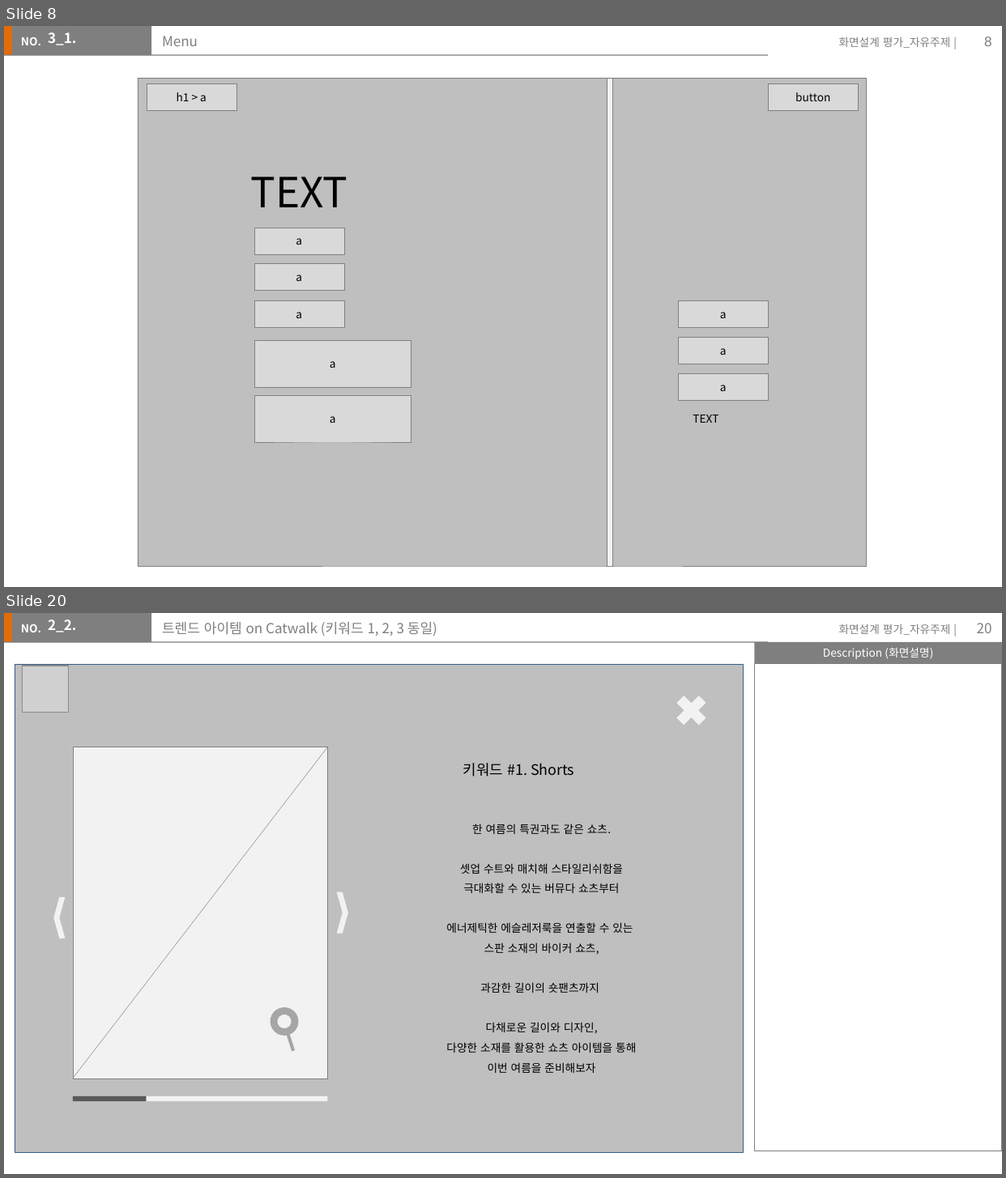
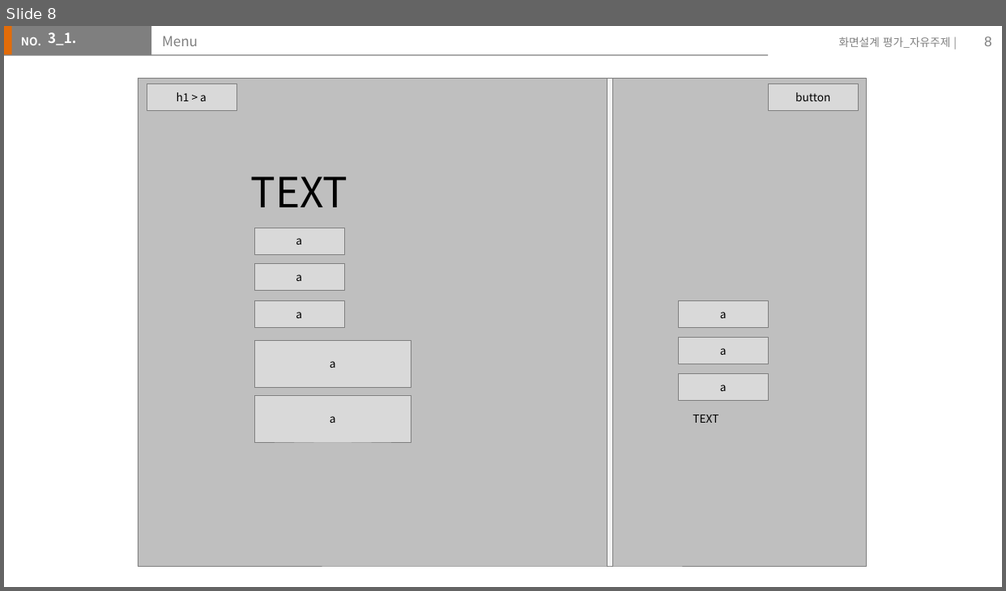
Before and after one commit to Jangyusu/project_portfolio, a slide deck: storyBorad/스토리보드(장유수).pptx. Shown one above the other, each under a label of ours: slides 8 and 20 before the commit, slide 8 after it; the slides between them are not shown. The pictures are 1006x1178 and 1006x591 pixels, drawn with LibreOffice and Linux fonts; fonts in the diff are those of the drawing; grey boxes stand for pictures. Boxes give left, top, right and bottom in pixels: in the first picture for what was removed or moved away, otherwise in the second. Text is boxed around its words. In the diff, an @@ line names an element or a change of style, - is before the commit and + after.

```diff
--- a/storyBorad/스토리보드(장유수).pptx
+++ b/storyBorad/스토리보드(장유수).pptx
@@ slide 20 removed at [4, 613, 1002, 1174], background #FFFFFF; not listed: 5 template elements that a slide beside it also shows @@
@@ text removed at [48, 619, 76, 632] @@
-2_2.
@@ title removed at [162, 622, 437, 636] @@
-트렌드 아이템 on Catwalk (키워드 1, 2, 3 동일)
@@ page number removed at [977, 623, 992, 633] @@
-20
@@ rectangle removed at [754, 642, 1002, 663] @@
-Description (화면설명)
@@ rectangle removed at [14, 664, 743, 1153] @@
@@ picture removed at [22, 666, 68, 712] @@
@@ rectangle removed at [754, 663, 1002, 1151] @@
@@ cross removed at [670, 689, 713, 732] @@
@@ rectangle removed at [73, 747, 327, 1078] @@
@@ line removed from (327, 747) to (73, 1079) @@
@@ text removed at [463, 763, 574, 777] @@
-키워드 #1. Shorts
@@ text removed at [446, 824, 636, 1073] @@
-한 여름의 특권과도 같은 쇼츠.
-셋업 수트와 매치해 스타일리쉬함을
-극대화할 수 있는 버뮤다 쇼츠부터
-에너제틱한 에슬레저룩을 연출할 수 있는
-스판 소재의 바이커 쇼츠,
-과감한 길이의 숏팬츠까지
-다채로운 길이와 디자인,
-다양한 소재를 활용한 쇼츠 아이템을 통해
-이번 여름을 준비해보자
@@ chevron removed at [54, 897, 66, 939] @@
@@ chevron removed at [336, 892, 348, 933] @@
@@ donut removed at [267, 1003, 302, 1039] @@
@@ rectangle removed at [286, 1033, 294, 1052] @@
@@ rectangle removed at [73, 1097, 147, 1102] @@
@@ rectangle removed at [147, 1097, 328, 1102] @@
```
Also in this commit, not shown: 3 slides changed, 4 slides added, 18 other slides removed, 6 other files.
